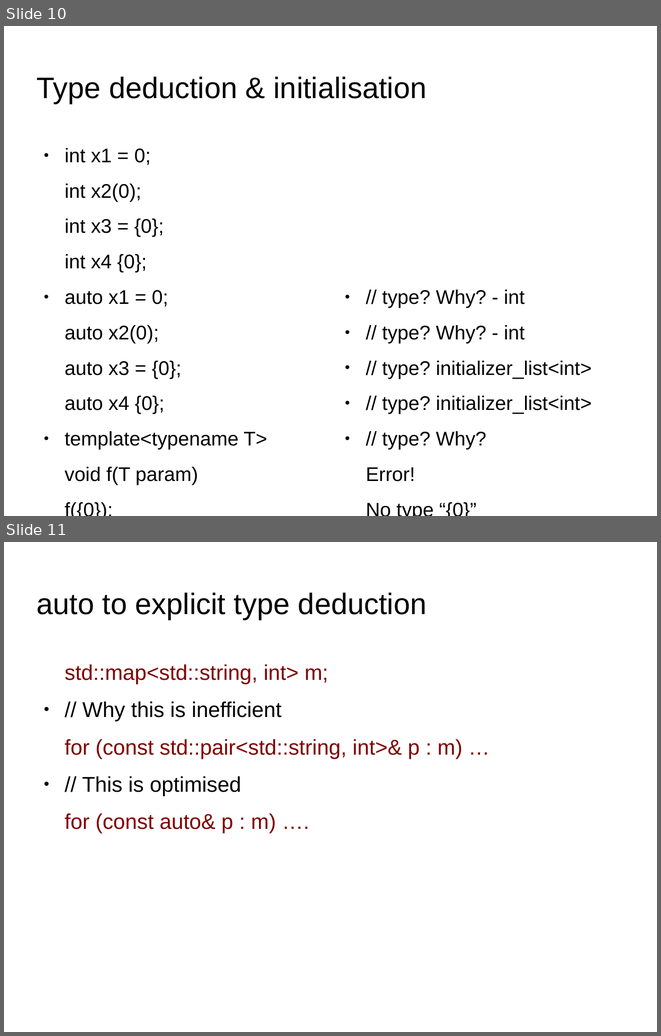
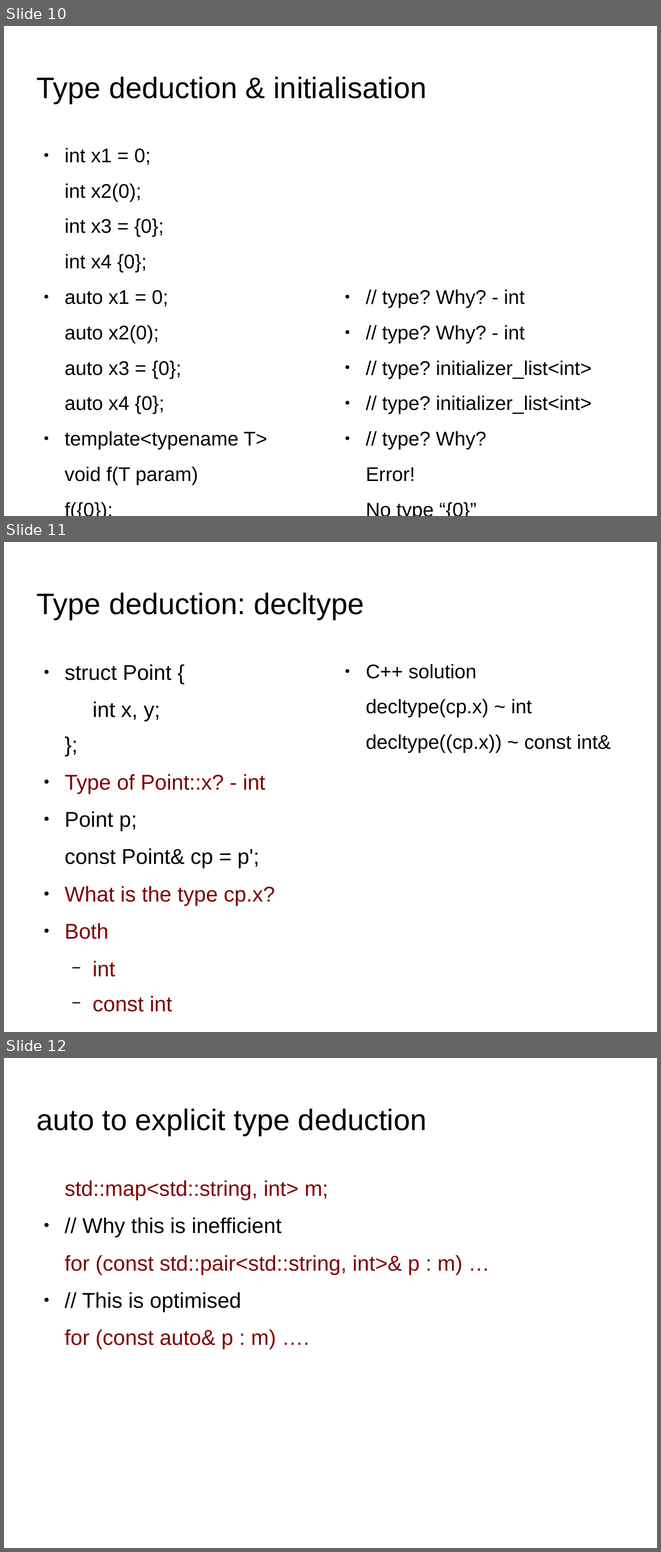
Before and after one commit to kks32/cpp-software-development, a slide deck: Ex22_C++_Quiz/Ex22_C++_Quiz.odp. Shown one above the other, each under a label of ours: slides 10 and 11 before the commit, slides 10, 11 and 12 after it. The pictures are 661x1036 and 661x1552 pixels, drawn with LibreOffice and Linux fonts; fonts in the diff are those of the drawing; background and template pictures are left out. Boxes give left, top, right and bottom in pixels: in the first picture for what was removed or moved away, otherwise in the second. Text is boxed around its words. In the diff, an @@ line names an element or a change of style, - is before the commit and + after.

```diff
--- a/Ex22_C++_Quiz/Ex22_C++_Quiz.odp
+++ b/Ex22_C++_Quiz/Ex22_C++_Quiz.odp
@@ slide 11 added at <box>4,542,657,1032</box>, background picture (left out) @@
@@ title added at <box>37,592,364,619</box>, 36 pt, text #000000 @@
+Type deduction: decltype
@@ text added at <box>64,664,275,977</box>, 26 pt, text #800000 @@
+● struct Point {
+  int x, y;
+};
+● Type of Point::x? - int
+● Point p;
+const Point& cp = p';
+● What is the type cp.x?
+● Both
+  − int
+  − const int
@@ text added at <box>366,664,611,753</box>, 24 pt, text #000000 @@
+● C++ solution
+decltype(cp.x) ~ int
+decltype((cp.x)) ~ const int&
@@ what was slide 11 is now slide 12 @@
```
Also in this commit, not shown: 1 slide changed, 7 other slides added, 3 other files.
